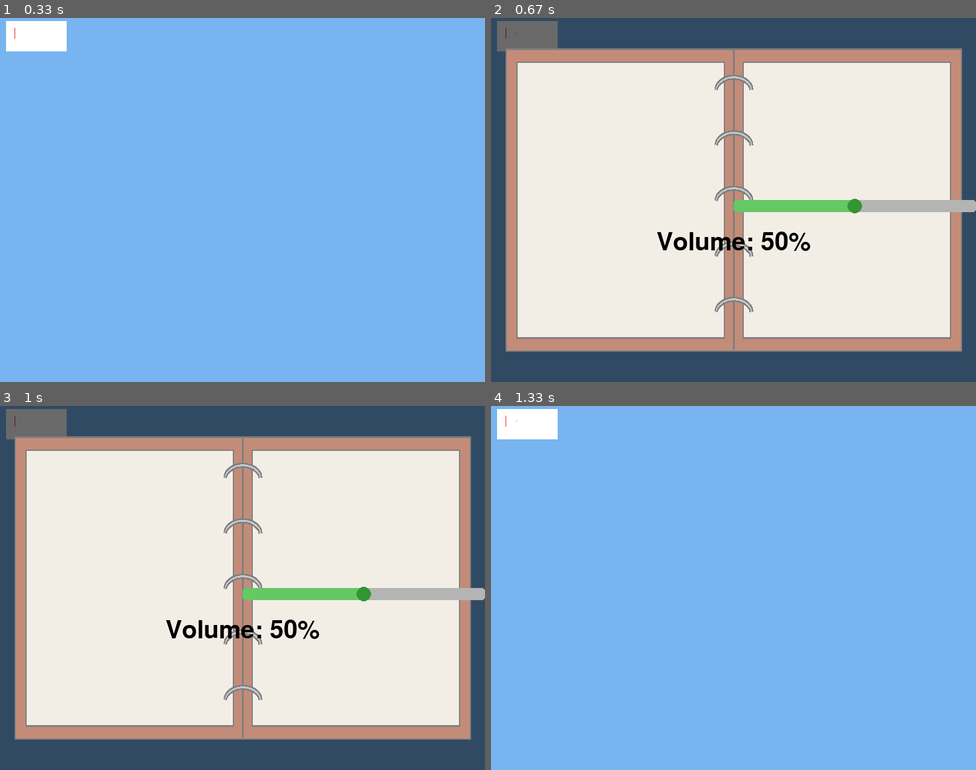
Above: before the commit, frames 1-4 (two rows, left to right).
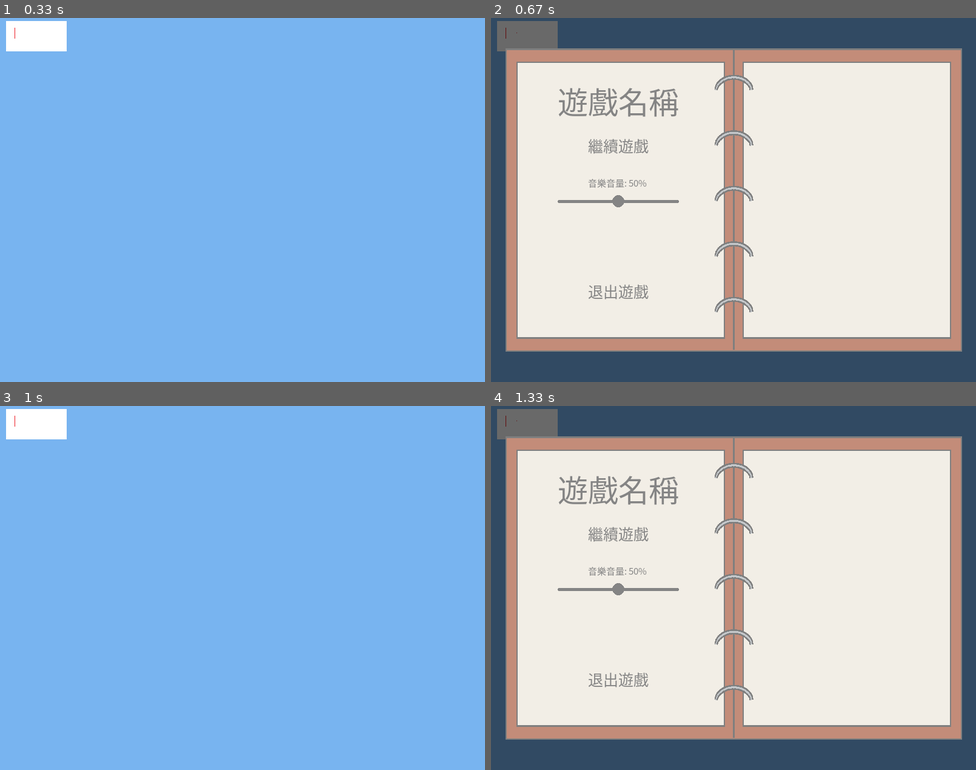
Above: after the commit, the same moments.

Repository: CharlesHsu-noob/fuckUpygame
Game: pygame game, started from chuchu/practice1.py
Same seed, same stepped clock (60 frames per second), same inputs: the game is played once before the commit and once after it.
Inputs (mouse positions are in pixels of both pictures, inside the frame that each line leads up to):
- Up to frame 1 (0.33 s): no input
- Up to frame 2 (0.67 s): click (529, 36) at 0.38 s
- Up to frame 3 (1 s): click (126, 533) at 0.72 s, where only the run after the commit has a clickable "繼續遊戲"
- Up to frame 4 (1.33 s): click (529, 424) at 1.05 s

Frame 1 is identical in both runs. In frame 2, 4.0% of the frame differs, in the area x 13-100%, y 19-78%; in frame 3, 100%, in the area x 0-100%, y 0-100%; in frame 4, 100%.

Commit message:
continue game

Diff:
--- a/XddObjects.py
+++ b/XddObjects.py
@@ -152,24 +152,37 @@
                             (self.rect.centerx-minx)/(maxx-minx)
 
 class Slider:
-    def __init__(self, x, y, w, h, min_val=0, max_val=1, init_val=0.5):
-        self.rect = pg.Rect(x, y, w, h)       # 背景條
+    def __init__(
+        self, x, y, w, h,
+        min_val=0, max_val=1, init_val=0.5,
+        bg_color=(180,180,180),     # ← 背景條顏色
+        fill_color=(100,200,100),   # ← 已填滿顏色
+        handle_color=(50,150,50)    # ← 滑塊顏色
+    ):
+        self.rect = pg.Rect(x, y, w, h)
         self.min_val = min_val
         self.max_val = max_val
         self.value = init_val
-        self.handle_radius = 12
+        self.handle_radius = 10
         self.dragging = False
+
+        # 顏色屬性
+        self.bg_color = bg_color
+        self.fill_color = fill_color
+        self.handle_color = handle_color
 
     def draw(self, screen):
         # 畫底條
-        pg.draw.rect(screen, (180,180,180), self.rect, border_radius=5)
+        pg.draw.rect(screen, self.bg_color, self.rect, border_radius=5)
+
         # 畫已填滿的部分
         fill_w = int(self.rect.w * self.value)
-        pg.draw.rect(screen, (100,200,100), (self.rect.x, self.rect.y, fill_w, self.rect.h), border_radius=5)
+        pg.draw.rect(screen, self.fill_color, (self.rect.x, self.rect.y, fill_w, self.rect.h), border_radius=5)
+
         # 畫滑塊
         handle_x = self.rect.x + fill_w
-        handle_y = self.rect.y + self.rect.h//2
-        pg.draw.circle(screen, (50,150,50), (handle_x, handle_y), self.handle_radius)
+        handle_y = self.rect.y + self.rect.h // 2
+        pg.draw.circle(screen, self.handle_color, (handle_x, handle_y), self.handle_radius)
 
     def handle_event(self, event):
         if event.type == pg.MOUSEBUTTONDOWN:
--- a/chuchu/practice1.py
+++ b/chuchu/practice1.py
@@ -14,12 +14,16 @@
 clock = pg.time.Clock()
 
 # ===== 音量 Slider =====
-w, h = WIDTH, HEIGHT
 volume = 0.5
 pg.mixer.init()
 pg.mixer.music.set_volume(volume)
-slider = Slider(400, h//2, 400, 20, init_val=volume)
-credits_font = pg.font.SysFont(None, 48)
+slider = Slider(
+    110, 300, 200, 5,
+    init_val=volume,
+    bg_color=(132, 132, 132),
+    fill_color=(132, 132, 132),
+    handle_color=(132, 132, 132)
+)
 
 # === 暫停按鈕 ===
 pause_btn = buttonObject(
@@ -38,43 +42,82 @@
 background = pg.transform.scale(background, bg_size)
 bg_rect = background.get_rect(center=(WIDTH // 2, HEIGHT // 2))
 
+# === 字體 ===
+font_big = pg.font.Font("C:\\Windows\\Fonts\\msjh.ttc", 50)   # 遊戲名稱
+font_mid = pg.font.Font("C:\\Windows\\Fonts\\msjh.ttc", 25)   #繼續遊戲
+font_small = pg.font.Font("C:\\Windows\\Fonts\\msjh.ttc", 15) # 音量
+
+# --- 繼續遊戲 ---
+continue_text = font_mid.render("繼續遊戲", True, (132, 132, 132))
+continue_rect = continue_text.get_rect(center=(210, 210))
+# --- 退出遊戲 ---
+exit_text = font_mid.render("退出遊戲", True, (132, 132, 132))
+exit_rect = exit_text.get_rect(center=(210, 450))
+
 paused = False
-font = pg.font.Font(None, 60)
 
 # === 主迴圈 ===
 while True:
     clock.tick(30)
+    mouse_pos = pg.mouse.get_pos()
+    mouse_click = False
+
     for event in pg.event.get():
         if event.type == pg.QUIT:
             pg.quit()
             sys.exit()
-
-        # 滑桿事件只在暫停時生效
+        if event.type == pg.MOUSEBUTTONDOWN and event.button == 1:
+            mouse_click = True
         if paused:
             slider.handle_event(event)
 
     buttons.update()
-
     if pause_btn.ispress:
         paused = not paused
 
-    # --- 繪製遊戲畫面 ---
+    # --- 遊戲畫面 ---
     screen.fill((120, 180, 240))
     buttons.draw(screen)
 
     # --- 暫停畫面 ---
     if paused:
+        # 半透明黑幕
         overlay = pg.Surface((WIDTH, HEIGHT))
         overlay.set_alpha(150)
         overlay.fill((0, 0, 0))
         screen.blit(overlay, (0, 0))
+
+        # 背景圖
         screen.blit(background, bg_rect)
 
+        # 暫停標題
+        pause_title = font_big.render("遊戲名稱", True, (132, 132, 132))
+        screen.blit(pause_title,(110, 100))
+
+        # 音量滑桿
         slider.draw(screen)
         volume = slider.get_value()
         pg.mixer.music.set_volume(volume)
+        vol_text = font_small.render(f"音樂音量: {int(volume*100)}%", True, (132, 132, 132))
+        screen.blit(vol_text, (160, 260))
 
-        vol_text = font.render(f"Volume: {int(volume*100)}%", True, (0,0,0))
-        screen.blit(vol_text, (w//2 - vol_text.get_width()//2, h//2 + 50))
+        # 繼續遊戲文字按鈕（滑鼠 hover 變色）
+        if continue_rect.collidepoint(mouse_pos):
+            continue_text = font_mid.render("繼續遊戲", True, (160, 160, 160))
+            if mouse_click:
+                paused = False
+        else:
+            continue_text = font_mid.render("繼續遊戲", True, (132, 132, 132))
+        screen.blit(continue_text, continue_rect)
+
+        # 退出遊戲文字按鈕 hover / 點擊
+        if exit_rect.collidepoint(pg.mouse.get_pos()):
+            exit_text = font_mid.render("退出遊戲", True, (160, 160, 160))
+            if pg.mouse.get_pressed()[0]:
+                pg.quit()
+                sys.exit()
+        else:
+            exit_text =font_mid.render("退出遊戲", True, (132, 132, 132))
+        screen.blit(exit_text, exit_rect)
 
     pg.display.flip()
